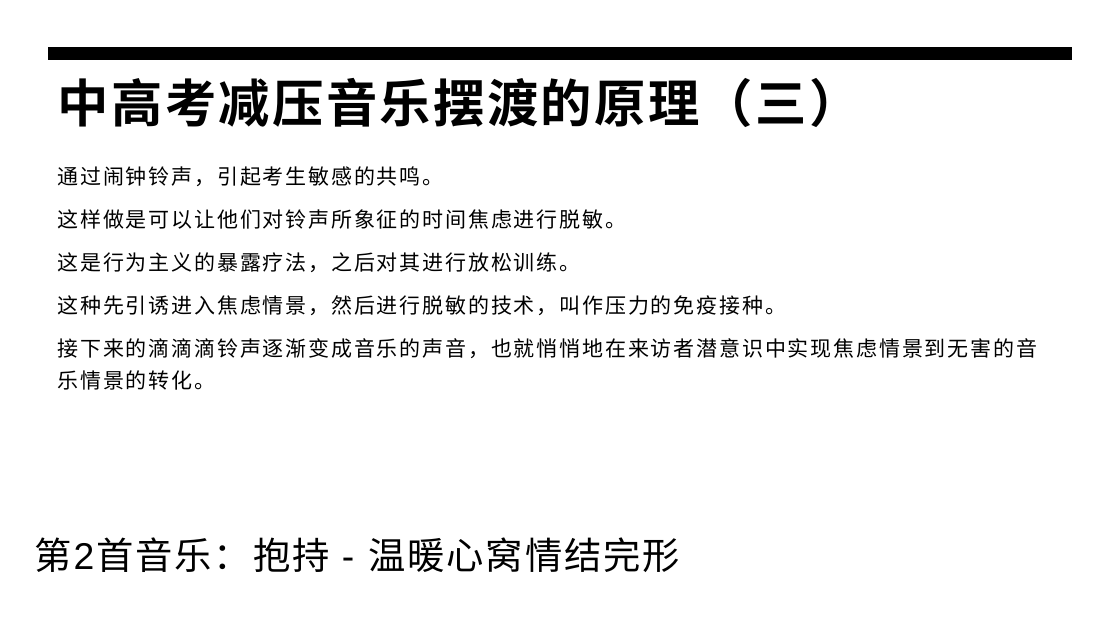
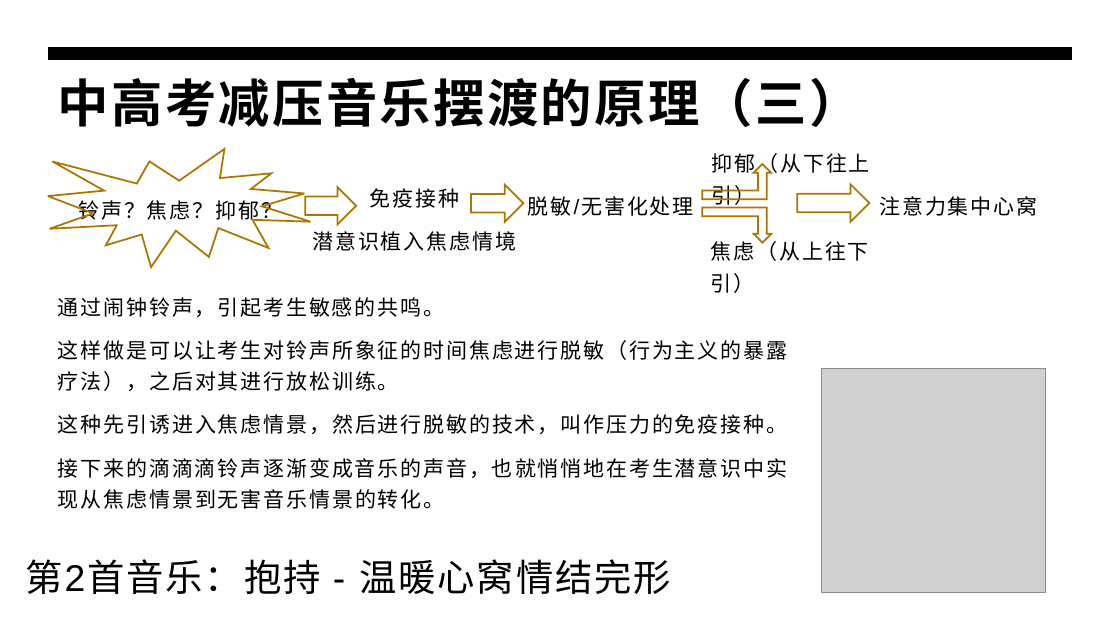
Before and after one commit to panxibei/writing, a slide deck: slide 16 of 44_心理学/30_浥尘伙伴社团原创：中高考音乐减压心理训练/PPT制作素材/浥尘伙伴社团：中高考音乐减压心理训练.pptx. Drawn at 1120x630 pixels with LibreOffice and Linux fonts; fonts in the diff are those of the drawing; grey boxes stand for pictures. Boxes give left, top, right and bottom in pixels: in the first picture for what was removed or moved away, otherwise in the second. Text is boxed around its words. In the diff, an @@ line names an element or a change of style, - is before the commit and + after.

```diff
--- a/44_心理学/30_浥尘伙伴社团原创：中高考音乐减压心理训练/PPT制作素材/浥尘伙伴社团：中高考音乐减压心理训练.pptx
+++ b/44_心理学/30_浥尘伙伴社团原创：中高考音乐减压心理训练/PPT制作素材/浥尘伙伴社团：中高考音乐减压心理训练.pptx
@@ irregular seal added at [48,149,311,267], outline #AE7600 1.5 pt @@
@@ bent up arrow added at [702,164,771,199], outline #AE7600 1.5 pt @@
@@ text added at [712,153,870,208], 18 pt, text #000000 @@
+抑郁（从下往上引）
@@ text added at [78,199,282,223], 18 pt, text #000000 @@
+铃声？焦虑？抑郁？
@@ right arrow added at [305,187,356,224], outline #AE7600 1.5 pt @@
@@ text added at [312,188,516,251], 18 pt, text #000000 @@
+免疫接种
+潜意识植入焦虑情境
@@ right arrow added at [471,185,523,222], outline #AE7600 1.5 pt @@
@@ text added at [528,196,694,216], 18 pt, text #000000 @@
+脱敏/无害化处理
@@ bent up arrow added at [702,208,771,243], outline #AE7600 1.5 pt @@
@@ right arrow added at [797,184,870,221], outline #AE7600 1.5 pt @@
@@ text added at [879,196,1037,216], 18 pt, text #000000 @@
+注意力集中心窝
@@ text added at [711,239,869,293], 18 pt, text #000000 @@
+焦虑（从上往下引）
@@ text "通过闹钟铃声，引起考生敏感的共鸣。": place and size @@
-text "通过闹钟铃声，引起考生敏感的共鸣。" at [57,166,1037,390]
+text "通过闹钟铃声，引起考生敏感的共鸣。" at [58,297,787,509]
@@ text at [58,340,787,391]: text changed @@
-这样做是可以让他们对铃声所象征的时间焦虑进行脱敏。
-这是行为主义的暴露疗法，之后对其进行放松训练。
+这样做是可以让考生对铃声所象征的时间焦虑进行脱敏（行为主义的暴露疗法），之后对其进行放松训练。
@@ picture added at [822,368,1046,592] @@
@@ text at [58,458,787,509]: text changed @@
-接下来的滴滴滴铃声逐渐变成音乐的声音，也就悄悄地在来访者潜意识中实现焦虑情景到无害的音乐情景的转化。
+接下来的滴滴滴铃声逐渐变成音乐的声音，也就悄悄地在考生潜意识中实现从焦虑情景到无害音乐情景的转化。
@@ text "第2首音乐：抱持 - 温暖心窝情结完形": place and size @@
-text "第2首音乐：抱持 - 温暖心窝情结完形" at [34,537,680,572]
+text "第2首音乐：抱持 - 温暖心窝情结完形" at [25,559,671,594]
```
Also in this commit, not shown: 7 other slides changed, 10 other files.
